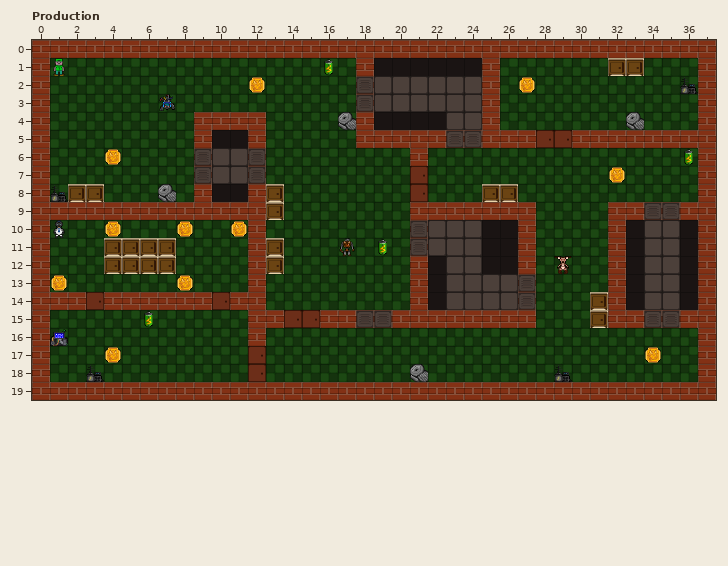
Two versions of a level (LDtk project, map.ldtk). The picture above is the old version.
Cells are 32x32 px. Shown: Production x 0..37, y 0..19.
Once edited:
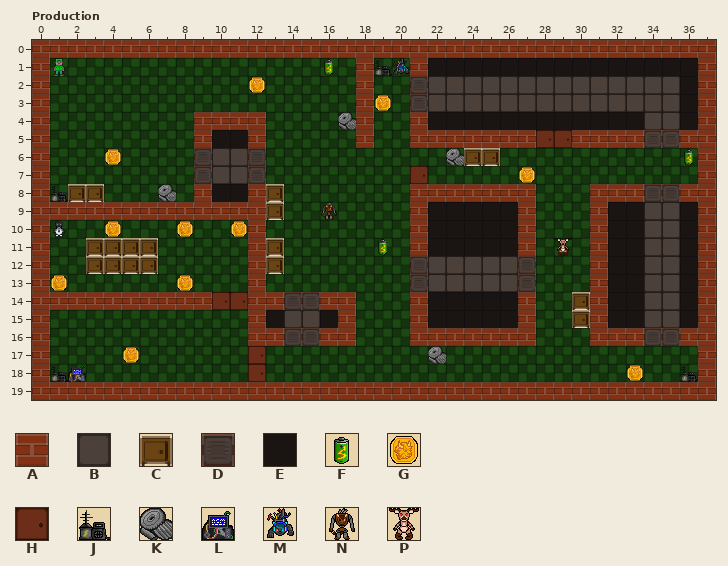
Key: from "Collisions": A 1 "Wall", B 2 "Vent", C 3 "SafePoint", D 4 "VentDoor", E 5 "Shadow"; from "Tileset": F 1, G 3, H 5, J 7, K 18, L 22, M 26, N 30, P 34.
_ is an empty cell, . an unchanged one.
Objects are placed by their top-left corner, in cells (3,4 is the top-left corner of cell 3,4); size is 1x1 cell unless given.
Edits made:
--- layer "Collisions"
@@ x 18..36 @@
- 1 .EEE...A______CC___
- 2 DBBB...A___________
- 3 DBBB...A___________
- 4 .EEE.BBA___________
- 5 .AA..DD.........AA.
- 6 ...A..__...........
+ 1 .__A...EEEEEEEEEEEE
+ 2 A__D...BBBBBBBBBBBE
+ 3 A__D...BBBBBBBBBBBE
+ 4 .__A.EEEEEEEEEEEBBE
+ 5 .__..AA.........DD.
+ 6 ..._..CC...........
@@ x 3..36 @@
- 8 ..................____CC_...______
- 9 ...................AAAAA...._AADDA
-10 ..................DBBB......_A....
-11 _...C.............DBBB......_A....
-12 _...C.............AE..EEA..._A....
-13 ..................AE........_A....
-14 _.......A._____.....BBBBD.._CA....
-15 ..........A__A.DDA.AAAAA..._CAADDA
-16 .........._____..._______...______
+ 8 ..................AAAAAAA...AAADDA
+ 9 ...................EEEEE....AEEBBE
+10 ..................AEEE......AE....
+11 C..._.............AEEE......AE....
+12 C..._.............DB..BBD...AE....
+13 ..................DB........AE....
+14 A......._.ADDAA.....EEEEA..CAE....
+15 ..........EBBE.___.EEEEE...CAEEBBE
+16 ..........ADDAA...AAAAAAA...AAADDA
--- layer "Entities"
-J "Generator" at 3,18
+J "Generator" at 1,18
-L "EntitySpawn" at 1,16
+L "EntitySpawn" at 2,18
-G "Coin" at 4,17
+G "Coin" at 5,17
-J "Generator" at 29,18
+J "Generator" at 19,1
-M "EntitySpawn" at 7,3
+M "EntitySpawn" at 20,1
-G "Coin" at 32,7
+G "Coin" at 27,7
-G "Coin" at 34,17
+G "Coin" at 33,18
-J "Generator" at 36,2
+J "Generator" at 36,18
-P "EntitySpawn" at 29,12
+P "EntitySpawn" at 29,11
-K "Scrap" at 21,18
+K "Scrap" at 22,17
-N "EntitySpawn" at 17,11
+N "EntitySpawn" at 16,9
-K "Scrap" at 33,4
+K "Scrap" at 23,6
-G "Coin" at 27,2
+G "Coin" at 19,3
+H "Door" at 11,14
-H "Door" at 3,14
-F "Battery" at 6,15
-H "Door" at 21,8
-H "Door" at 14,15
-H "Door" at 15,15
